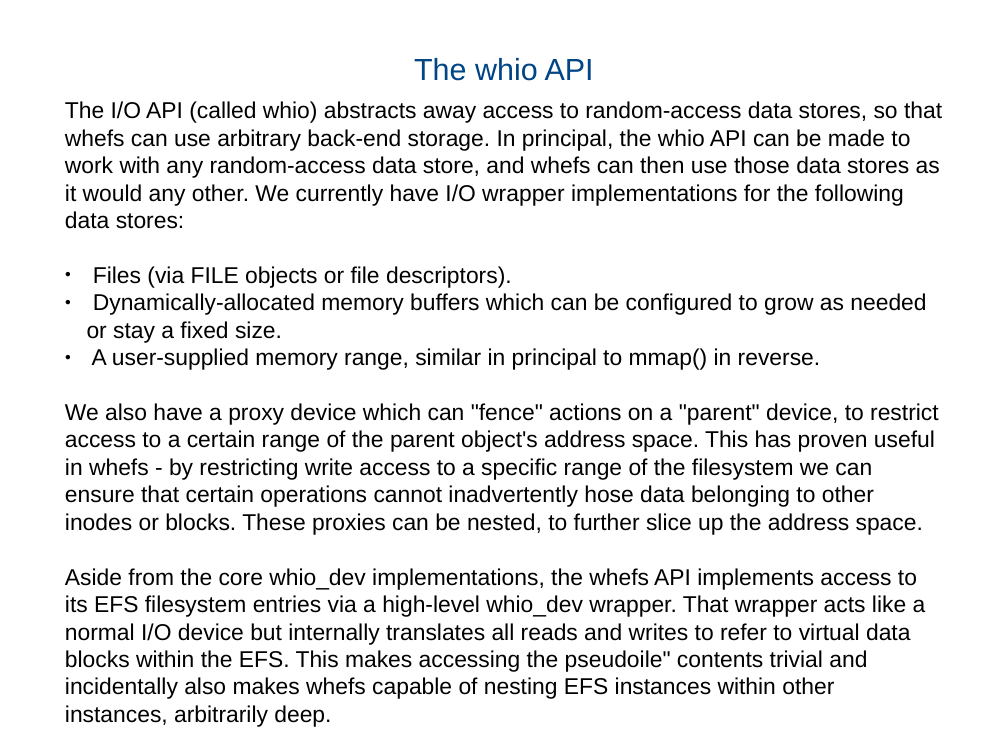
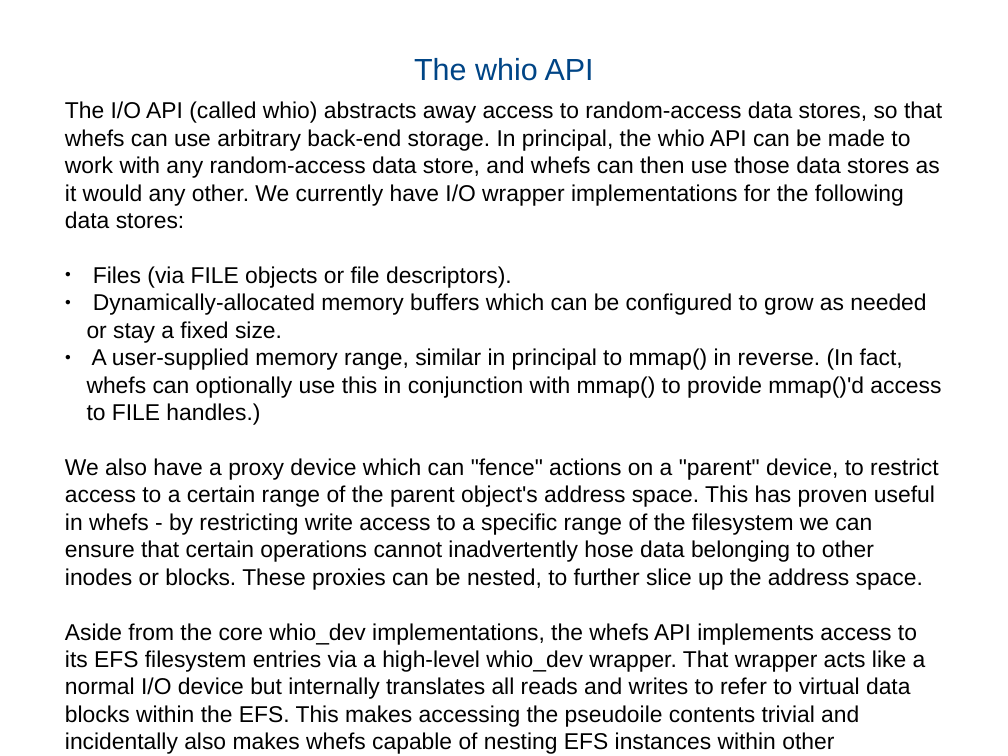
Before and after one commit to ColinGilbert/whefs, a slide deck: slide 7 of doc/libwhefs-overview.odp. Drawn at 1008x756 pixels with LibreOffice and Linux fonts; fonts in the diff are those of the drawing. Boxes give left, top, right and bottom in pixels: in the first picture for what was removed or moved away, otherwise in the second. Text is boxed around its words. In the diff, an @@ line names an element or a change of style, - is before the commit and + after.

Commit message:
Minor text updates.

```diff
--- a/doc/libwhefs-overview.odp
+++ b/doc/libwhefs-overview.odp
@@ text at (87, 348, 941, 425): text changed @@
-● A user-supplied memory range, similar in principal to mmap() in reverse.
+● A user-supplied memory range, similar in principal to mmap() in reverse. (In fact, whefs can optionally use this in conjunction with mmap() to provide mmap()'d access to FILE handles.)
@@ text at (65, 623, 926, 754): text changed @@
-Aside from the core whio_dev implementations, the whefs API implements access to its EFS filesystem entries via a high-level whio_dev wrapper. That wrapper acts like a normal I/O device but internally translates all reads and writes to refer to virtual data blocks within the EFS. This makes accessing the pseudoile" contents trivial and incidentally also makes whefs capable of nesting EFS instances within other instances, arbitrarily deep.
+Aside from the core whio_dev implementations, the whefs API implements access to its EFS filesystem entries via a high-level whio_dev wrapper. That wrapper acts like a normal I/O device but internally translates all reads and writes to refer to virtual data blocks within the EFS. This makes accessing the pseudoile contents trivial and incidentally also makes whefs capable of nesting EFS instances within other instances.
```
Also in this commit, not shown: 5 other slides changed.
